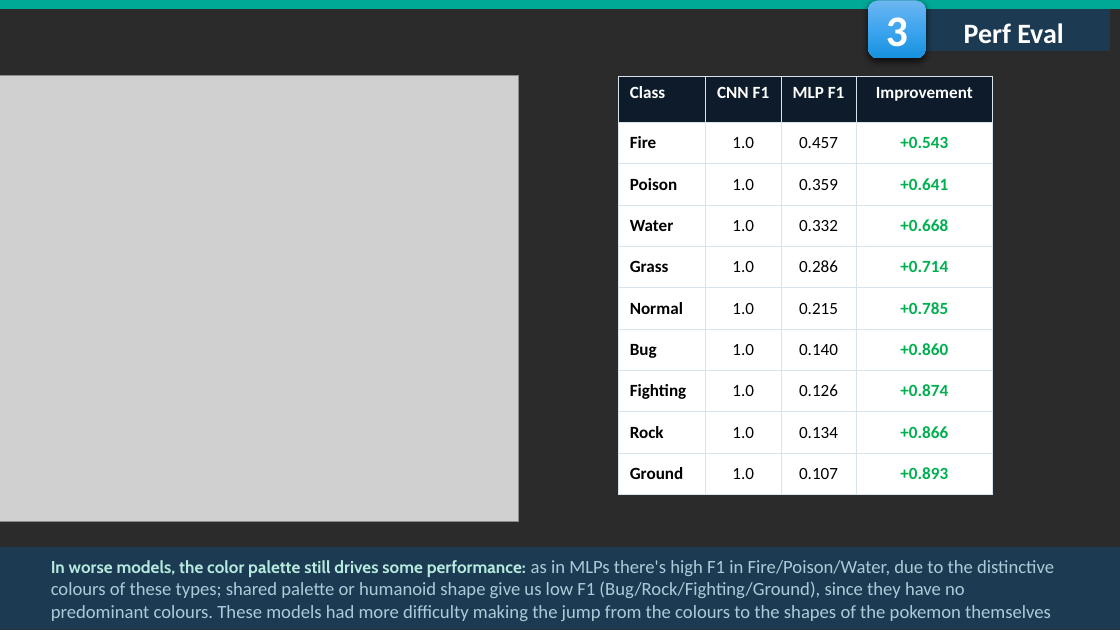
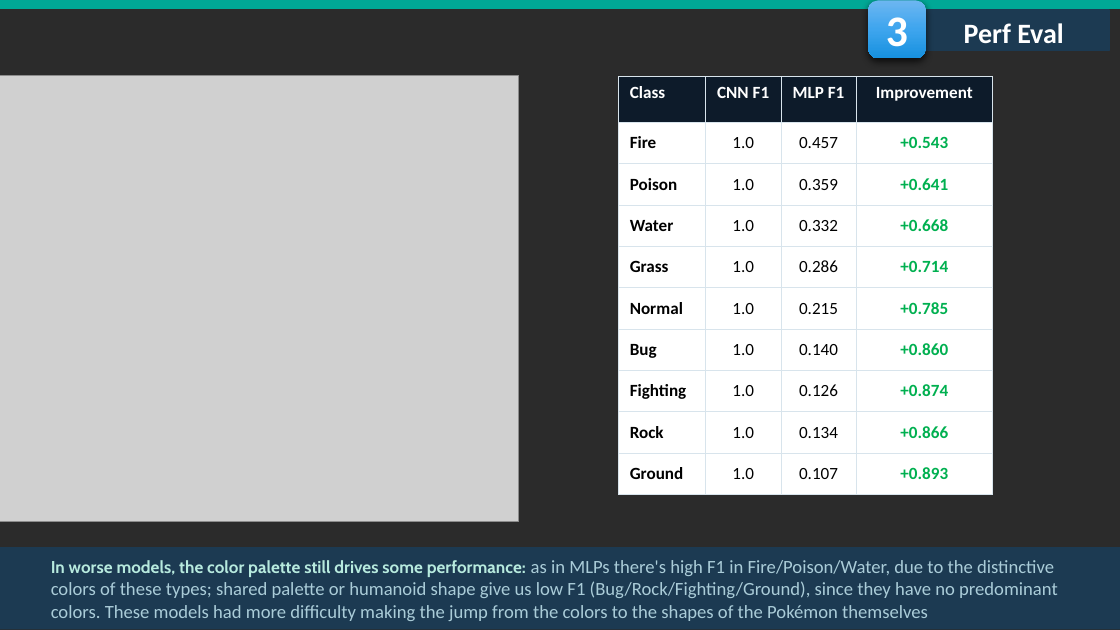
Before and after one commit to fmssilva/DL_Proj, a slide deck: slide 22 of assignment_1/task2/Task2_report.pptx. Drawn at 1120x630 pixels with LibreOffice and Linux fonts; fonts in the diff are those of the drawing; grey boxes stand for pictures; background and template pictures are left out; a plain dark background stands for a picture behind light text. Boxes give left, top, right and bottom in pixels: in the first picture for what was removed or moved away, otherwise in the second. Text is boxed around its words. In the diff, an @@ line names an element or a change of style, - is before the commit and + after.

Commit message:
Corrected some power point wording

```diff
--- a/assignment_1/task2/Task2_report.pptx
+++ b/assignment_1/task2/Task2_report.pptx
@@ text at (51,560,1058,621): text changed @@
-In worse models, the color palette still drives some performance: as in MLPs there's high F1 in Fire/Poison/Water, due to the distinctive colours of these types; shared palette or humanoid shape give us low F1 (Bug/Rock/Fighting/Ground), since they have no predominant colours. These models had more difficulty making the jump from the colours to the shapes of the pokemon themselves
+In worse models, the color palette still drives some performance: as in MLPs there's high F1 in Fire/Poison/Water, due to the distinctive colors of these types; shared palette or humanoid shape give us low F1 (Bug/Rock/Fighting/Ground), since they have no predominant colors. These models had more difficulty making the jump from the colors to the shapes of the Pokémon themselves
```
Also in this commit, not shown: 7 other slides changed.
